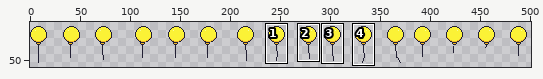
One commit to this pixel-art file: avatars/wearables_nondefault/accessory/other/balloon/balloon.aseprite. Above: a wide view before the commit, with the close-up outlined.
Close-up. First the earlier version:
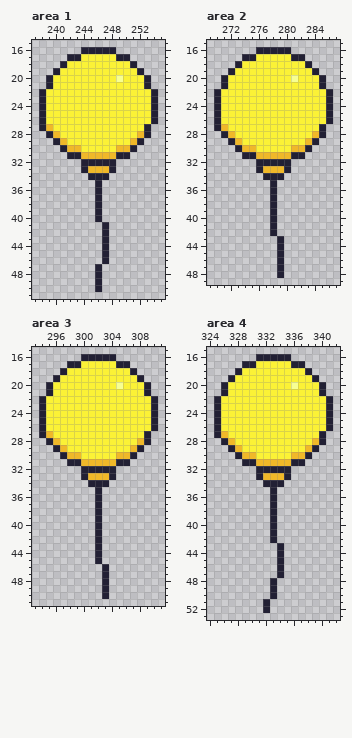
512x64 pixels, 1 frame. Shown: area 1: x 237..255, y 15..51; area 2: x 269..287, y 15..49; area 3: x 293..311, y 15..51; area 4: x 324..342, y 15..53. The wide view leaves out empty margins. The commit also changed other parts of the picture, which this record leaves out.
And afterwards:
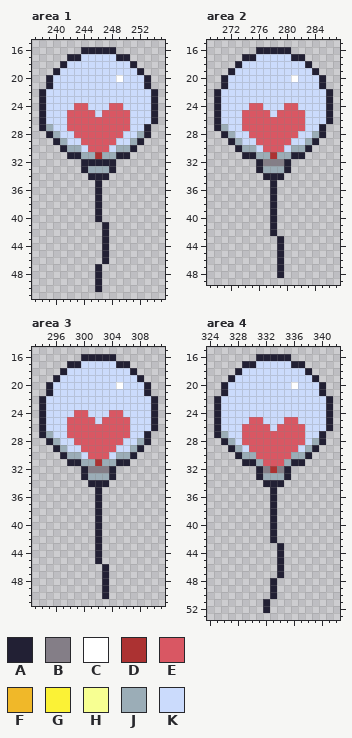
Palette (. is transparent): A #222034  B #847e87  C #ffffff  D #ac3232  E #d95763  F #f0b829  G #fbf236  H #f7ff92  J #9badb7  K #cbdbfc
Diff:
layer "deco" added
--- area 1, layers "deco", "other_front"
@@ x 237..255 @@
 16 .......AAAAA.......
-17 .....AAGGGGGAA.....
-18 ....AGGGGGGGGGA....
-19 ...AGGGGGGGGGGGA...
-20 ..AGGGGGGGGGHGGGA..
-21 ..AGGGGGGGGGGGGGA..
-22 .AGGGGGGGGGGGGGGGA.
-23 .AGGGGGGGGGGGGGGGA.
-24 .AGGGGGGGGGGGGGGGA.
-25 .AGGGGGGGGGGGGGGGA.
-26 .AGGGGGGGGGGGGGGGA.
-27 .AFGGGGGGGGGGGGGA..
-28 ..AFGGGGGGGGGGGFA..
-29 ...AFGGGGGGGGGFA...
-30 ....AFFGGGGGFFA....
-31 .....AAFFFFFAA.....
+17 .....AAKKKKKAA.....
+18 ....AKKKKKKKKKA....
+19 ...AKKKKKKKKKKKA...
+20 ..AKKKKKKKKKCKKKA..
+21 ..AKKKKKKKKKKKKKA..
+22 .AKKKKKKKKKKKKKKKA.
+23 .AKKKKKKKKKKKKKKKA.
+24 .AKKKKEEKKKEEKKKKA.
+25 .AKKKEEEEKEEEEKKKA.
+26 .AKKKEEEEEEEEEKKKA.
+27 .AJKKEEEEEEEEEKKA..
+28 ..AJKKEEEEEEEKKJA..
+29 ...AJKKEEEEEKKJA...
+30 ....AJJKEEEKJJA....
+31 .....AAJJDJJAA.....
 32 .......AAAAA.......
-33 .......AFFFA.......
+33 .......AJJJA.......
 34 ........AAA........
--- area 2, layers "deco", "other_front"
@@ x 269..287 @@
 16 .......AAAAA.......
-17 .....AAGGGGGAA.....
-18 ....AGGGGGGGGGA....
-19 ...AGGGGGGGGGGGA...
-20 ..AGGGGGGGGGHGGGA..
-21 ..AGGGGGGGGGGGGGA..
-22 .AGGGGGGGGGGGGGGGA.
-23 .AGGGGGGGGGGGGGGGA.
-24 .AGGGGGGGGGGGGGGGA.
-25 .AGGGGGGGGGGGGGGGA.
-26 .AGGGGGGGGGGGGGGGA.
-27 .AFGGGGGGGGGGGGGA..
-28 ..AFGGGGGGGGGGGFA..
-29 ...AFGGGGGGGGGFA...
-30 ....AFFGGGGGFFA....
-31 .....AAFFFFFAA.....
-32 .......AAAAA.......
-33 .......AFFFA.......
+17 .....AAKKKKKAA.....
+18 ....AKKKKKKKKKA....
+19 ...AKKKKKKKKKKKA...
+20 ..AKKKKKKKKKCKKKA..
+21 ..AKKKKKKKKKKKKKA..
+22 .AKKKKKKKKKKKKKKKA.
+23 .AKKKKKKKKKKKKKKKA.
+24 .AKKKKEEKKKEEKKKKA.
+25 .AKKKEEEEKEEEEKKKA.
+26 .AKKKEEEEEEEEEKKKA.
+27 .AJKKEEEEEEEEEKKA..
+28 ..AJKKEEEEEEEKKJA..
+29 ...AJKKEEEEEKKJA...
+30 ....AJJKEEEKJJA....
+31 .....AAJJDJJAA.....
+32 .......ABBBA.......
+33 .......AJJJA.......
 34 ........AAA........
--- area 3, layers "deco", "other_front"
@@ x 293..311 @@
 16 .......AAAAA.......
-17 .....AAGGGGGAA.....
-18 ....AGGGGGGGGGA....
-19 ...AGGGGGGGGGGGA...
-20 ..AGGGGGGGGGHGGGA..
-21 ..AGGGGGGGGGGGGGA..
-22 .AGGGGGGGGGGGGGGGA.
-23 .AGGGGGGGGGGGGGGGA.
-24 .AGGGGGGGGGGGGGGGA.
-25 .AGGGGGGGGGGGGGGGA.
-26 .AGGGGGGGGGGGGGGGA.
-27 .AFGGGGGGGGGGGGGA..
-28 ..AFGGGGGGGGGGGFA..
-29 ...AFGGGGGGGGGFA...
-30 ....AFFGGGGGFFA....
-31 .....AAFFFFFAA.....
-32 .......AAAAA.......
-33 .......AFFFA.......
+17 .....AAKKKKKAA.....
+18 ....AKKKKKKKKKA....
+19 ...AKKKKKKKKKKKA...
+20 ..AKKKKKKKKKCKKKA..
+21 ..AKKKKKKKKKKKKKA..
+22 .AKKKKKKKKKKKKKKKA.
+23 .AKKKKKKKKKKKKKKKA.
+24 .AKKKKEEKKKEEKKKKA.
+25 .AKKKEEEEKEEEEKKKA.
+26 .AKKKEEEEEEEEEKKKA.
+27 .AJKKEEEEEEEEEKKA..
+28 ..AJKKEEEEEEEKKJA..
+29 ...AJKKEEEEEKKJA...
+30 ....AJJKEEEKJJA....
+31 .....AAJJDJJAA.....
+32 .......ABBBA.......
+33 .......AJJJA.......
 34 ........AAA........
--- area 4, layers "deco", "other_front"
@@ x 324..342 @@
 16 .......AAAAA.......
-17 .....AAGGGGGAA.....
-18 ....AGGGGGGGGGA....
-19 ...AGGGGGGGGGGGA...
-20 ..AGGGGGGGGGHGGGA..
-21 ..AGGGGGGGGGGGGGA..
-22 .AGGGGGGGGGGGGGGGA.
-23 .AGGGGGGGGGGGGGGGA.
-24 .AGGGGGGGGGGGGGGGA.
-25 .AGGGGGGGGGGGGGGGA.
-26 .AGGGGGGGGGGGGGGGA.
-27 .AFGGGGGGGGGGGGGA..
-28 ..AFGGGGGGGGGGGFA..
-29 ...AFGGGGGGGGGFA...
-30 ....AFFGGGGGFFA....
-31 .....AAFFFFFAA.....
-32 .......AAAAA.......
-33 .......AFFFA.......
+17 .....AAKKKKKAA.....
+18 ....AKKKKKKKKKA....
+19 ...AKKKKKKKKKKKA...
+20 ..AKKKKKKKKKCKKKA..
+21 ..AKKKKKKKKKKKKKA..
+22 .AKKKKKKKKKKKKKKKA.
+23 .AKKKKKKKKKKKKKKKA.
+24 .AKKKKKKKKKKKKKKKA.
+25 .AKKKKEEKKKEEKKKKA.
+26 .AKKKEEEEKEEEEKKKA.
+27 .AJKKEEEEEEEEEKKA..
+28 ..AJKEEEEEEEEEKJA..
+29 ...AJKEEEEEEEKJA...
+30 ....AJJEEEEEJJA....
+31 .....AAJEEEJAA.....
+32 .......ABDBA.......
+33 .......AJJJA.......
 34 ........AAA........
Where, in picture pixels (left, top, right, bottom), the same in both close-ups:
changed: (46, 54, 151, 173)
changed: (221, 54, 326, 173)
changed: (46, 361, 151, 480)
changed: (221, 361, 326, 480)
